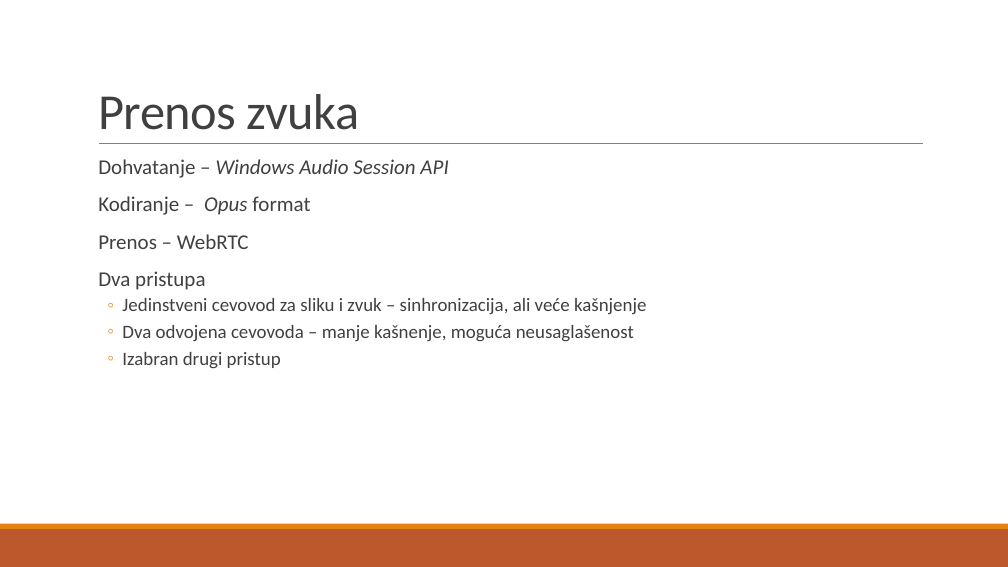
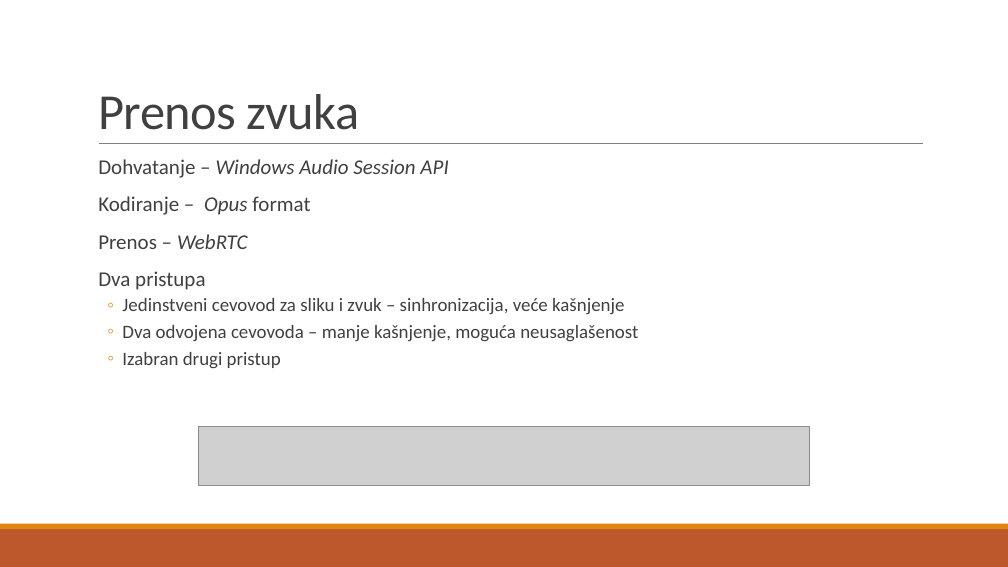
Before and after one commit to AleksandarDincic/cloud_gaming, a slide deck: slide 12 of docs/prezentacija.pptx (slide 11 before the commit). Drawn at 1008x567 pixels with LibreOffice and Linux fonts; fonts in the diff are those of the drawing; grey boxes stand for pictures. Boxes give left, top, right and bottom in pixels: in the first picture for what was removed or moved away, otherwise in the second. Text is boxed around its words. In the diff, an @@ line names an element or a change of style, - is before the commit and + after.

```diff
--- a/docs/prezentacija.pptx
+++ b/docs/prezentacija.pptx
@@ text at <box>98,234,248,249</box>: italic on in "WebRTC" @@
@@ text at <box>122,298,638,342</box>: text changed @@
-  ◦ Jedinstveni cevovod za sliku i zvuk – sinhronizacija, ali veće kašnjenje
-  ◦ Dva odvojena cevovoda – manje kašnenje, moguća neusaglašenost
+  ◦ Jedinstveni cevovod za sliku i zvuk – sinhronizacija, veće kašnjenje
+  ◦ Dva odvojena cevovoda – manje kašnjenje, moguća neusaglašenost
@@ picture added at <box>199,426,809,485</box> @@
```
Also in this commit, not shown: 8 other slides changed, 1 slide added.
